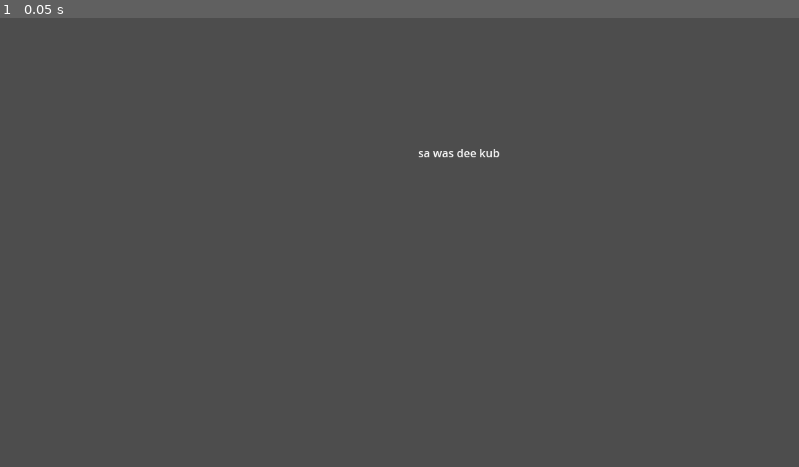
Above: before the commit, frame 1.
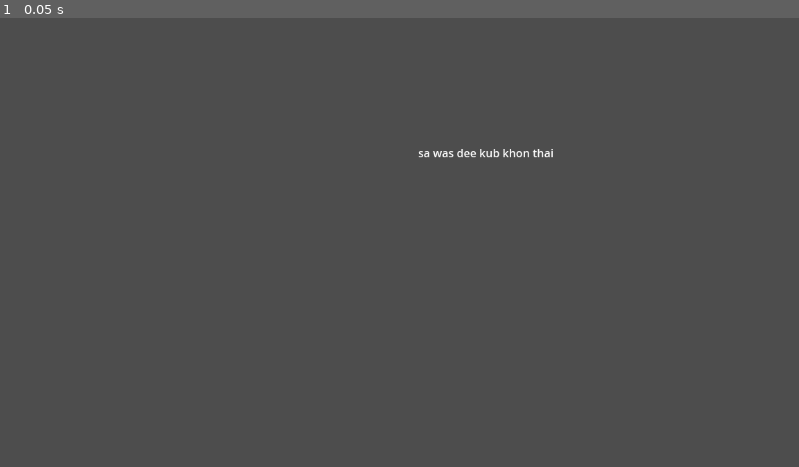
Above: after the commit, the same moment.

Repository: PiyungGo/mega2
Game: Godot game, scene res://AA.tscn
Two runs of this game, one before a commit and one after it. Both use one fixed random seed, a clock stepped at 60 frames per second and the inputs below. The project has no main scene, so this scene is started directly.
Inputs:
- Up to frame 1 (0.05 s): no input

The runs differ from the first frame. In frame 1, less than 0.1% of the frame differs, in the area x 62-70%, y 29-32%.

Commit message:
khonthai

Diff:
--- a/AA.tscn
+++ b/AA.tscn
@@ -7,5 +7,5 @@
 offset_top = 183.0
 offset_right = 721.0
 offset_bottom = 232.0
-text = "sa was dee kub
+text = "sa was dee kub khon thai
 "
